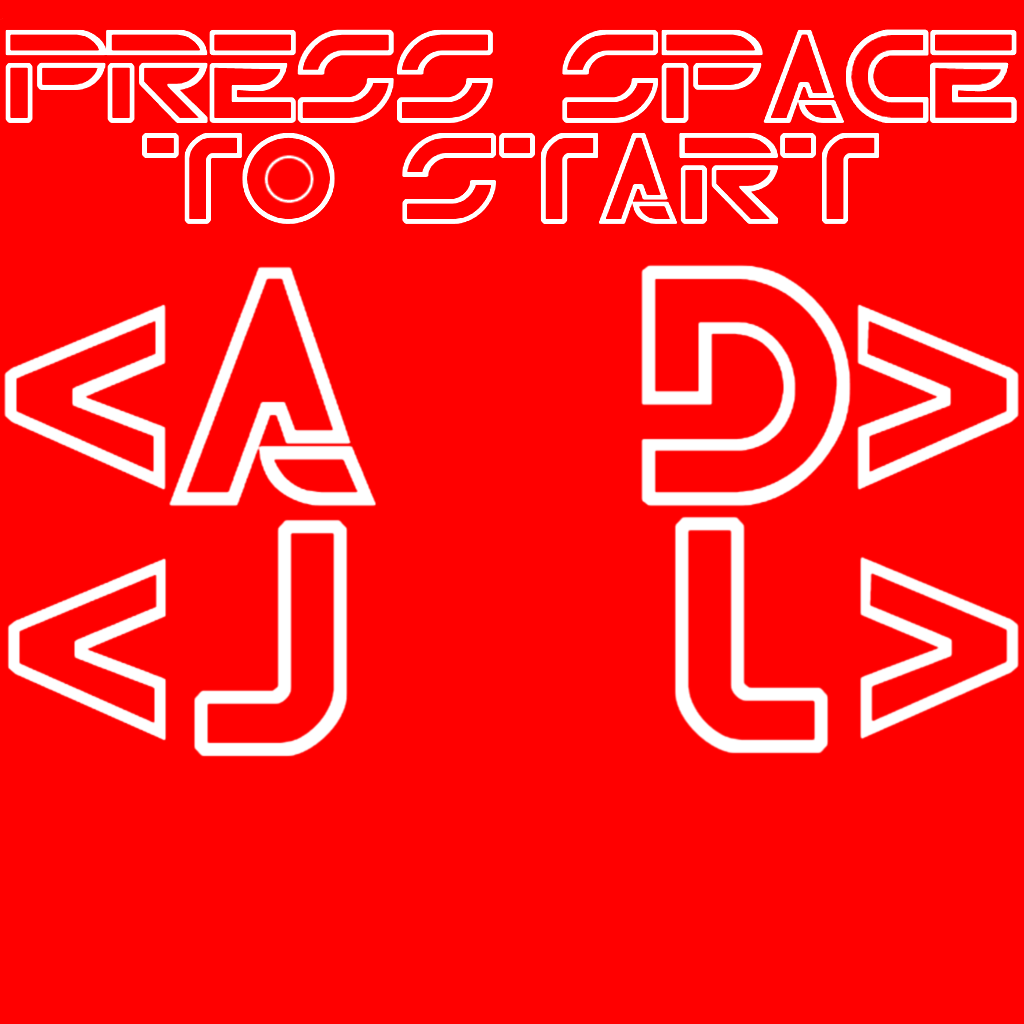
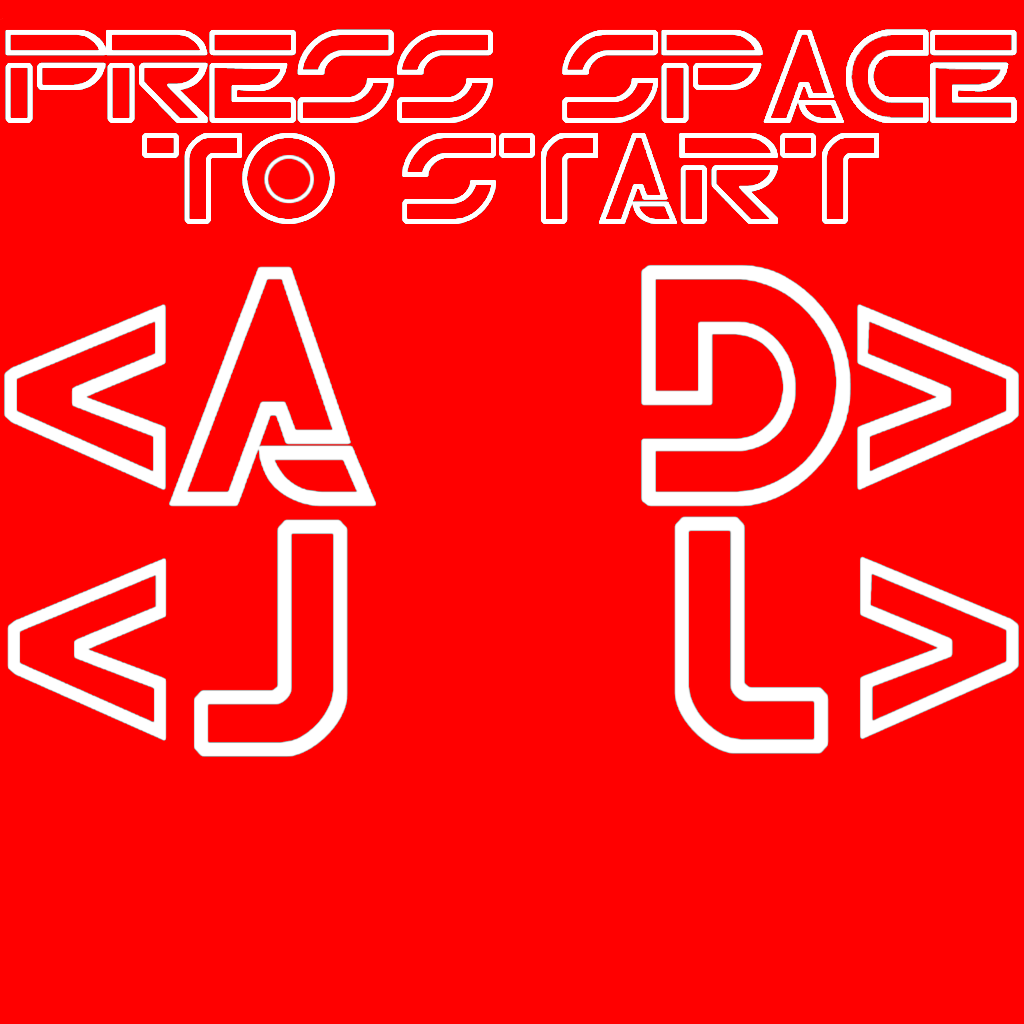
Comparing the layer stacks of the two 1024 x 1024 images. Changes:
painted on "Layer" over left=4, top=29, right=1019, bottom=757
